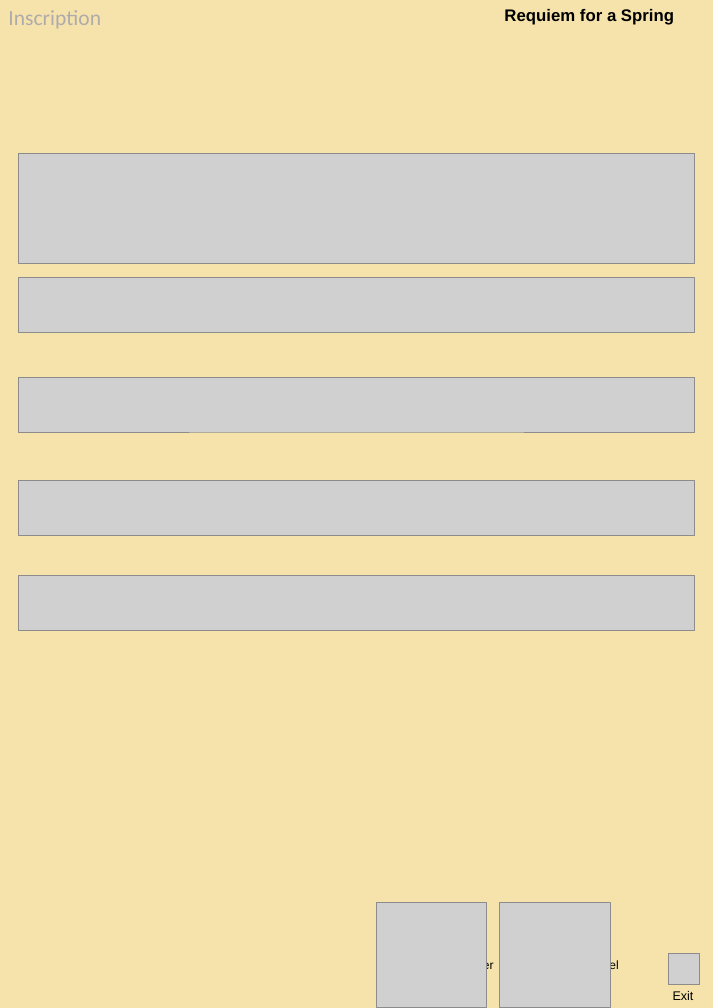
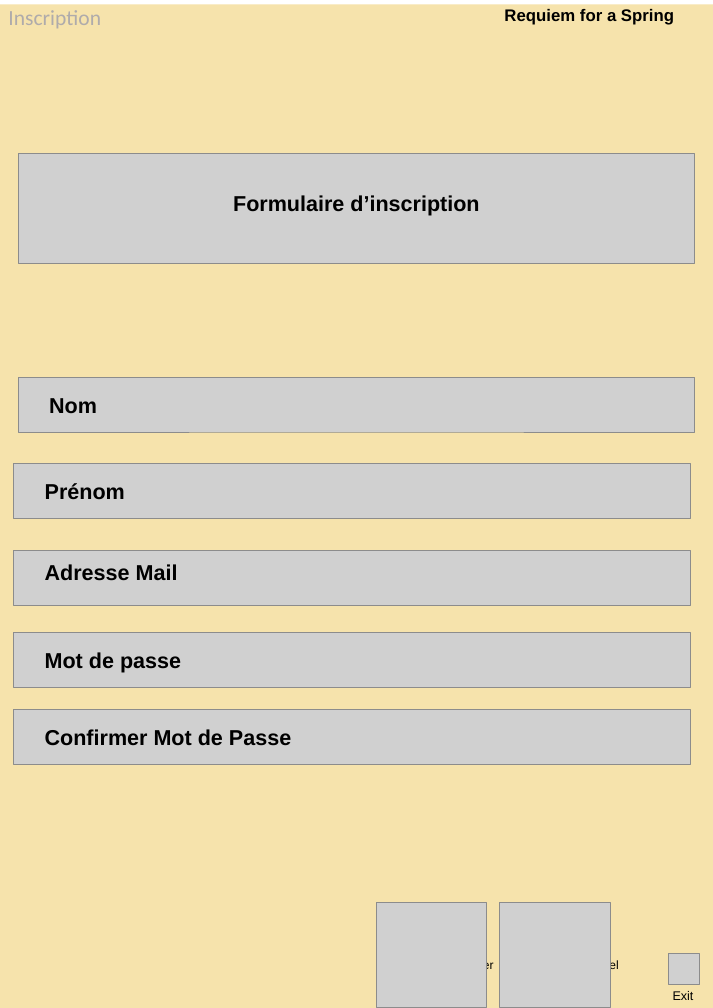
Before and after one commit to konchu974/requiem-for-a-spring, a slide deck: slide 2 of maquettes/maquetteHD.pptx. Drawn at 713x1008 pixels with LibreOffice and Linux fonts; fonts in the diff are those of the drawing; grey boxes stand for pictures. Boxes give left, top, right and bottom in pixels: in the first picture for what was removed or moved away, otherwise in the second. Text is boxed around its words. In the diff, an @@ line names an element or a change of style, - is before the commit and + after.

```diff
--- a/maquettes/maquetteHD.pptx
+++ b/maquettes/maquetteHD.pptx
@@ rectangle: place and size @@
-rectangle at <box>0,0,713,1008</box>
+rectangle at <box>0,4,713,1008</box>
@@ text added at <box>233,195,479,216</box>, 18 pt, text #000000, bold @@
+Formulaire d’inscription
@@ text added at <box>49,398,97,413</box>, 18 pt, text #000000, bold @@
+Nom
@@ picture: place and size @@
-picture at <box>18,481,694,536</box>
+picture at <box>14,464,690,519</box>
@@ text added at <box>45,483,125,499</box>, 18 pt, text #000000, bold @@
+Prénom
@@ picture: place and size @@
-picture at <box>18,576,694,631</box>
+picture at <box>14,551,690,606</box>
@@ text added at <box>45,564,178,581</box>, 18 pt, text #000000, bold @@
+Adresse Mail
@@ picture: place and size @@
-picture at <box>18,278,694,333</box>
+picture at <box>14,633,690,688</box>
@@ text added at <box>45,652,181,673</box>, 18 pt, text #000000, bold @@
+Mot de passe
@@ picture added at <box>14,710,690,765</box> @@
@@ text added at <box>45,729,291,746</box>, 18 pt, text #000000, bold @@
+Confirmer Mot de Passe
```
Also in this commit, not shown: 3 other slides changed, 2 slides added, 1 slide removed, 7 other files.
